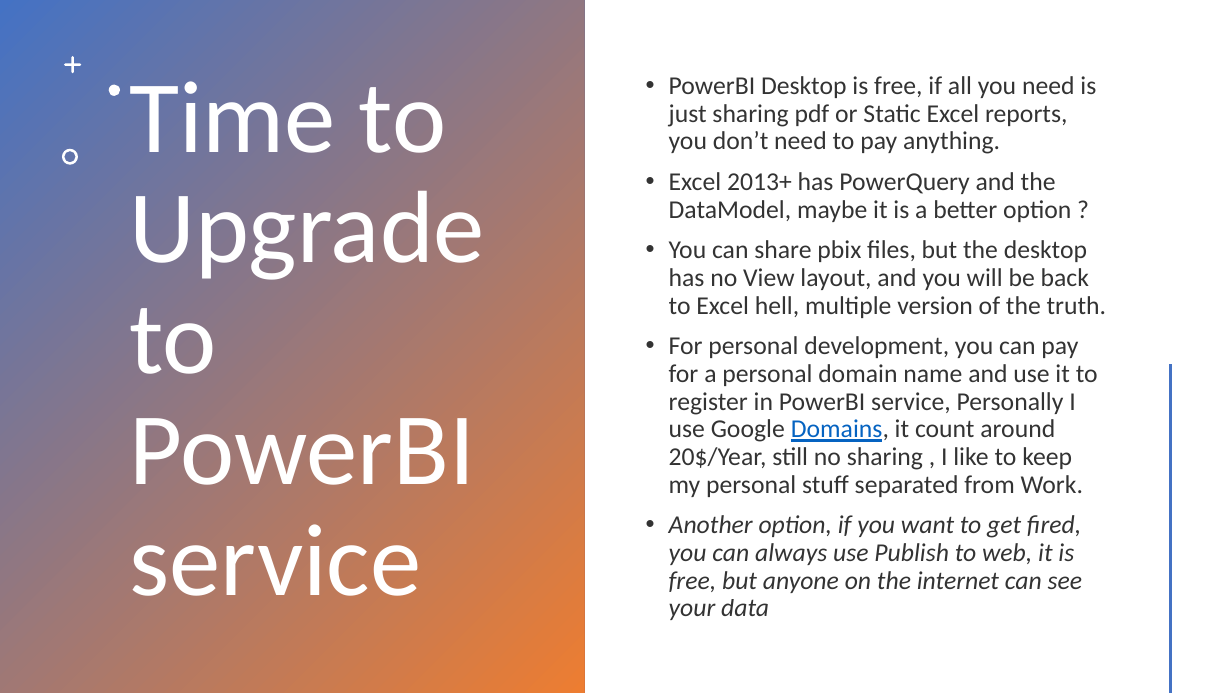
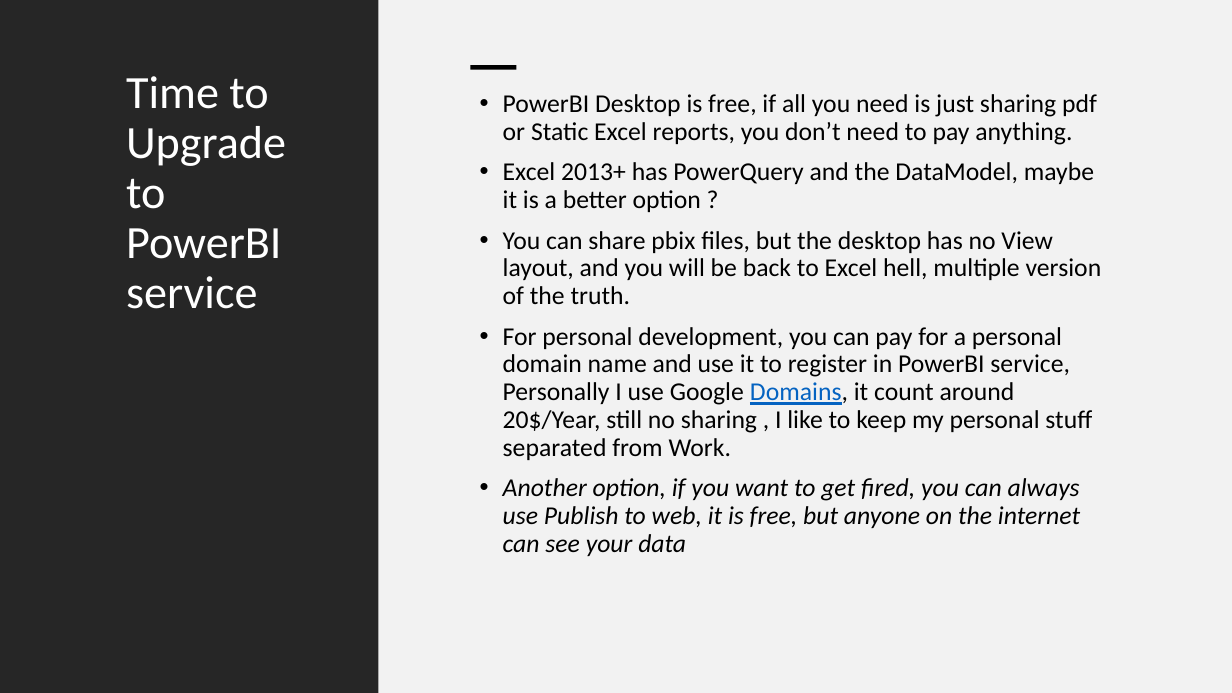
Before and after one commit to djouallah/projectcontrolpresentation, a slide deck: slide 7 of PowerBI as an integration tool in Project Controls.pptx. Drawn at 1232x693 pixels with LibreOffice and Linux fonts; fonts in the diff are those of the drawing. Boxes give left, top, right and bottom in pixels: in the first picture for what was removed or moved away, otherwise in the second. Text is boxed around its words. In the diff, an @@ line names an element or a change of style, - is before the commit and + after.

```diff
--- a/PowerBI as an integration tool in Project Controls.pptx
+++ b/PowerBI as an integration tool in Project Controls.pptx
@@ rectangle: place and size @@
-rectangle at (0, 0, 584, 693)
+rectangle at (0, 0, 379, 693)
@@ rectangle at (0, 0, 379, 693): fill gradient #4472C4 to #ED7D31 to #262626 @@
@@ rectangle added at (378, 0, 1232, 693), fill #F2F2F2 @@
@@ freeform shape removed at (64, 56, 81, 74) @@
@@ freeform shape removed at (109, 85, 120, 96) @@
@@ title "Time to Upgrade to PowerBI ..." at (126, 76, 286, 309): size 80 to 36 pt; vertical alignment middle to top @@
@@ text "PowerBI Desktop is free, if ...": place and size @@
-text "PowerBI Desktop is free, if ..." at (669, 76, 1107, 620)
+text "PowerBI Desktop is free, if ..." at (503, 94, 1102, 556)
@@ text "PowerBI Desktop is free, if ..." at (503, 94, 1102, 556): text colour #000000 at 80% opacity to #000000; vertical alignment middle to top @@
@@ rectangle added at (470, 65, 517, 69), fill #000000 @@
@@ freeform shape removed at (62, 149, 78, 165) @@
@@ line removed from (1171, 365) to (1171, 692) @@
```
Also in this commit, not shown: 4 other slides changed.
